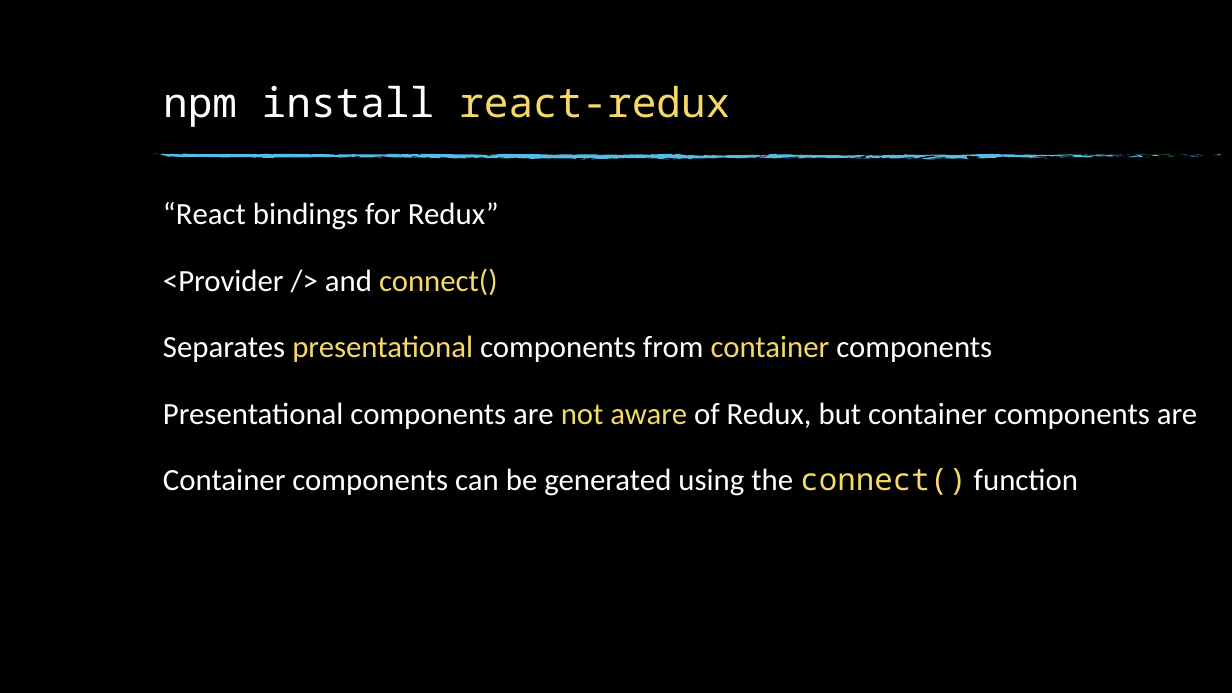
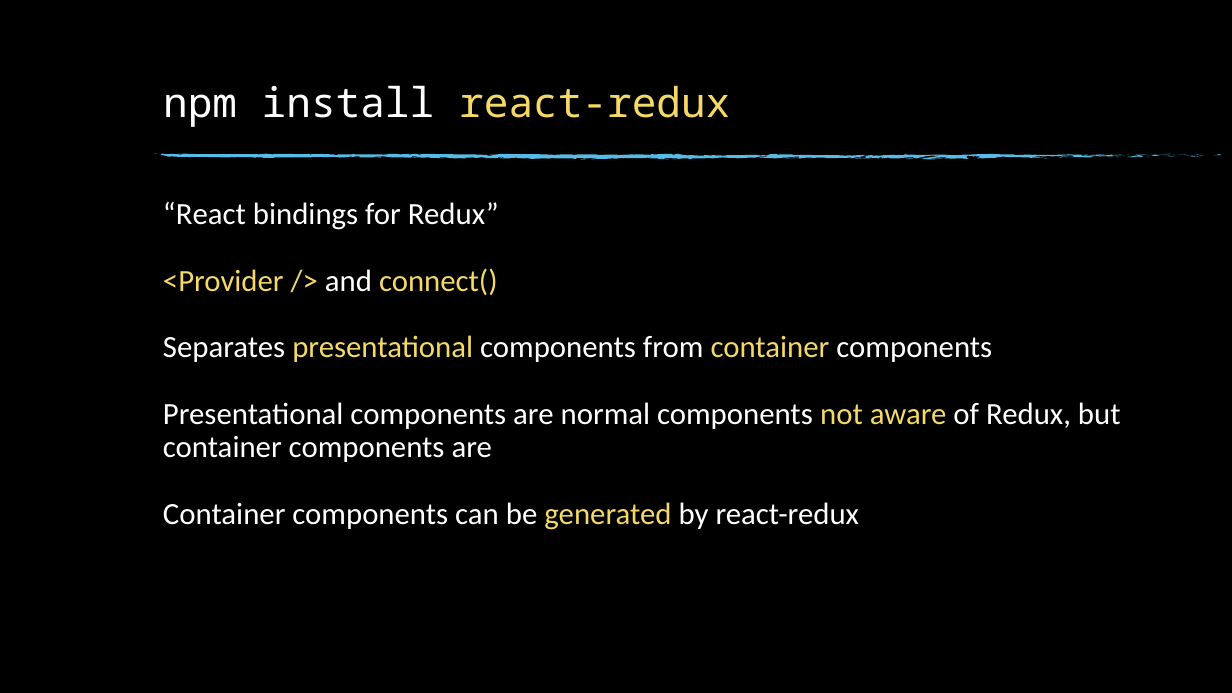
Before and after one commit to acorn-technology/react-and-rn-intro, a slide deck: slide 18 of tutorial/redux/Redux.pptx. Drawn at 1232x693 pixels with LibreOffice and Linux fonts; fonts in the diff are those of the drawing; background and template pictures are left out. Boxes give left, top, right and bottom in pixels: in the first picture for what was removed or moved away, otherwise in the second. Text is boxed around its words. In the diff, an @@ line names an element or a change of style, - is before the commit and + after.

Commit message:
Updates, started on react-redux

```diff
--- a/tutorial/redux/Redux.pptx
+++ b/tutorial/redux/Redux.pptx
@@ text at (x1=163, y1=268, x2=498, y2=295): text colour #FFFFFF to #F4D968 in "<Provider />" @@
@@ text at (x1=163, y1=402, x2=1121, y2=530): text changed @@
-Presentational components are not aware of Redux, but container components are
-Container components can be generated using the connect() function
+Presentational components are normal components not aware of Redux, but container components are
+Container components can be generated by react-redux
```
Also in this commit, not shown: 3 other slides changed, 11 other files.
